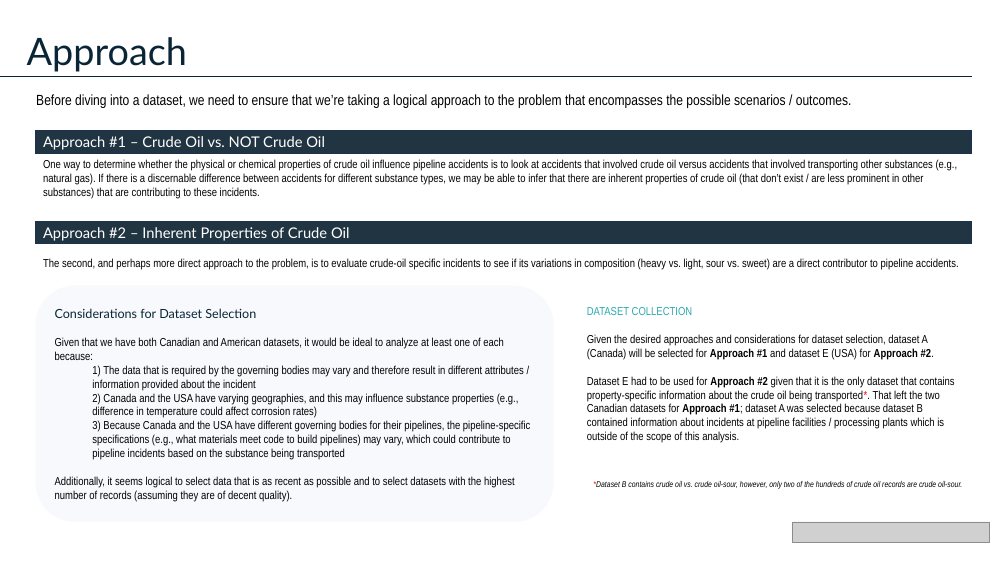
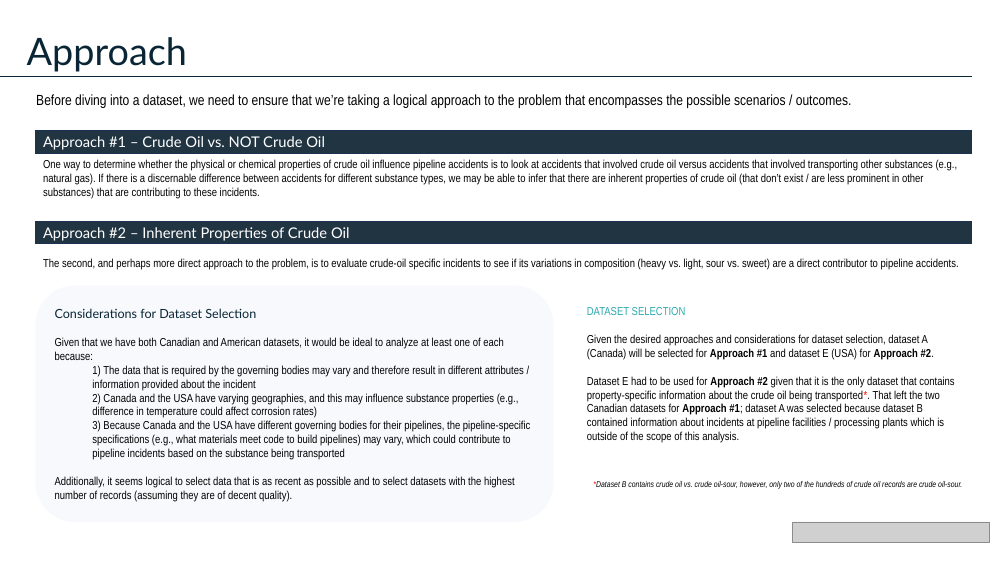
Before and after one commit to cameronmackinnon/crude_oil_accidents, a slide deck: slide 8 of presentations/Pipeline Accidents Presentation v0.pptx. Drawn at 1008x567 pixels with LibreOffice and Linux fonts; fonts in the diff are those of the drawing; grey boxes stand for pictures. Boxes give left, top, right and bottom in pixels: in the first picture for what was removed or moved away, otherwise in the second. Text is boxed around its words. In the diff, an @@ line names an element or a change of style, - is before the commit and + after.

```diff
--- a/presentations/Pipeline Accidents Presentation v0.pptx
+++ b/presentations/Pipeline Accidents Presentation v0.pptx
@@ text at bbox=[587, 307, 686, 315]: text changed @@
-DATASET COLLECTION
+DATASET SELECTION
```
Also in this commit, not shown: 1 other slide changed, 3 other files.
